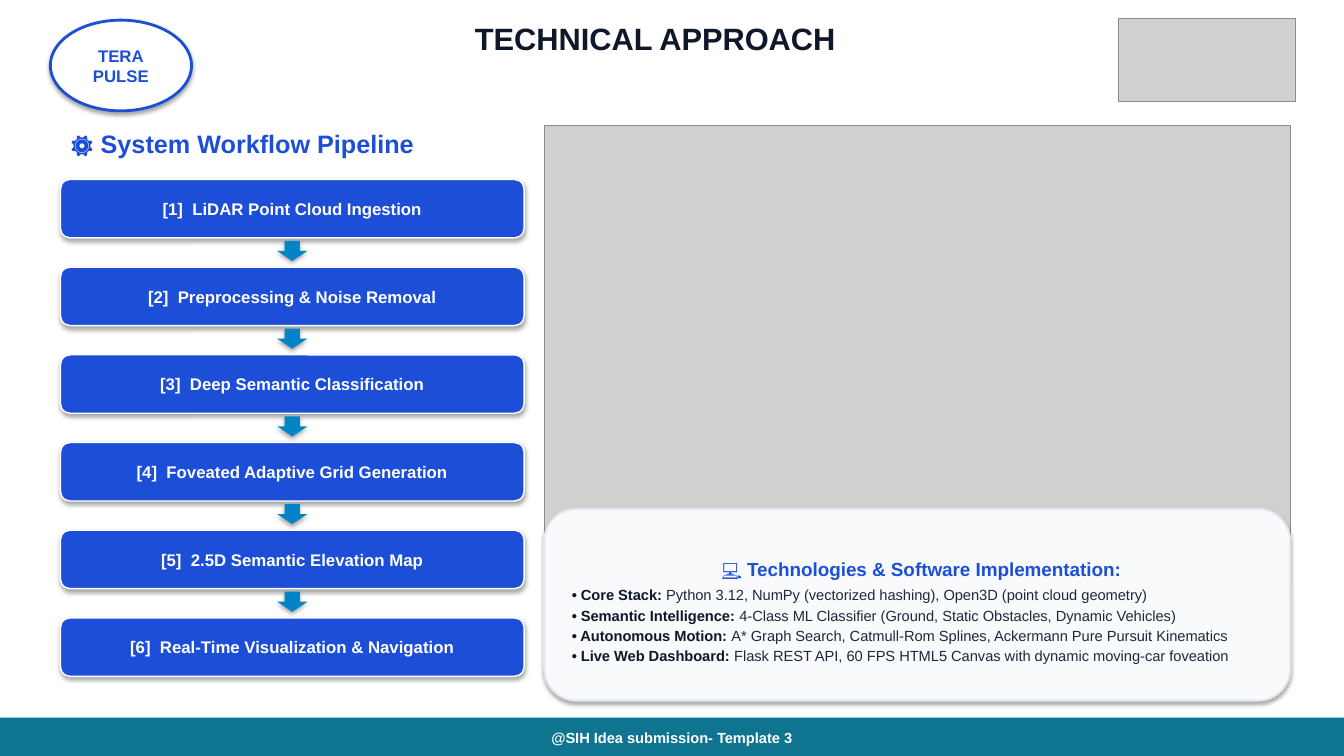
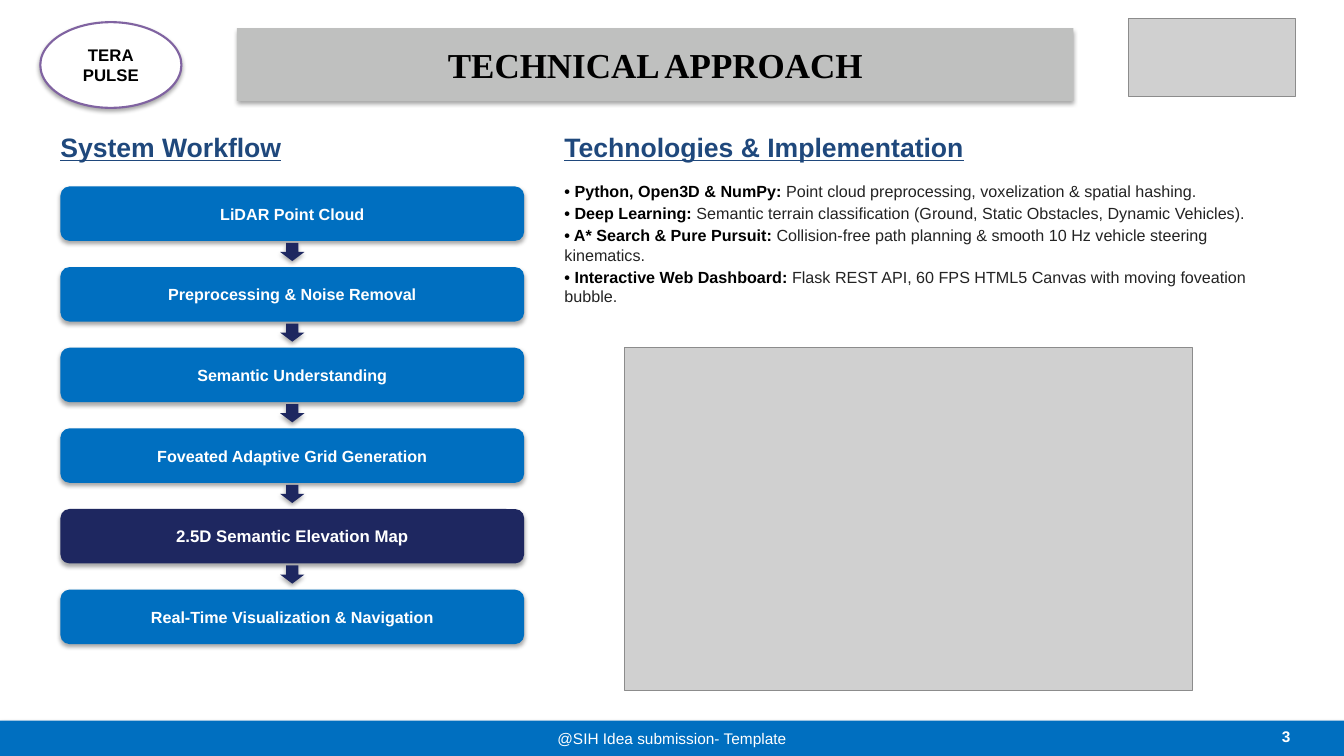
Before and after one commit to AbhayVerma628/SIh26053_Lidar, a slide deck: slide 3 of docs/SIH26053_TeraPulse_Official_Presentation.pptx. Drawn at 1344x756 pixels with LibreOffice and Linux fonts; fonts in the diff are those of the drawing; grey boxes stand for pictures. Boxes give left, top, right and bottom in pixels: in the first picture for what was removed or moved away, otherwise in the second. Text is boxed around its words. In the diff, an @@ line names an element or a change of style, - is before the commit and + after.

Commit message:
docs: finalize authentic visual SIH presentation matching original template with enlarged fonts and Member 6

```diff
--- a/docs/SIH26053_TeraPulse_Official_Presentation.pptx
+++ b/docs/SIH26053_TeraPulse_Official_Presentation.pptx
@@ ellipse "TERA PULSE" resized from (x1=50, y1=20, x2=192, y2=111) to (x1=40, y1=22, x2=181, y2=108) @@
@@ ellipse "TERA PULSE" at (x1=40, y1=22, x2=181, y2=108): text colour #1D4ED8 to #000000; outline #1D4ED8 2 pt to #8063A1 1.5 pt @@
@@ rectangle "TECHNICAL APPROACH" resized from (x1=475, y1=28, x2=835, y2=51) to (x1=237, y1=28, x2=1074, y2=101) @@
@@ rectangle "TECHNICAL APPROACH" at (x1=237, y1=28, x2=1074, y2=101): size 22 to 25 pt, font Arial to Times New Roman, text colour #0F172A to #000000; vertical alignment top to middle; fill none to #BFC0BF; shadow on @@
@@ picture resized from (x1=1119, y1=18, x2=1296, y2=102) to (x1=1129, y1=18, x2=1296, y2=97) @@
@@ text at (x1=60, y1=137, x2=281, y2=163): text changed; size 18 to 19 pt; text colour #1D4ED8 to #1F487C @@
-⚙️ System Workflow Pipeline
+System Workflow
@@ text added at (x1=564, y1=137, x2=963, y2=163), 19 pt, text #1F487C, bold, underline @@
+Technologies & Implementation
@@ rounded rectangle "LiDAR Point Cloud" resized from (x1=60, y1=179, x2=524, y2=238) to (x1=60, y1=187, x2=524, y2=241) @@
@@ text in rounded rectangle at (x1=220, y1=208, x2=365, y2=220): text changed; size 12 to 11.5 pt @@
-[1] LiDAR Point Cloud Ingestion
+LiDAR Point Cloud
@@ text added at (x1=564, y1=185, x2=1246, y2=302), 11.5 pt, text #232323 @@
+• Python, Open3D & NumPy: Point cloud preprocessing, voxelization & spatial hashing.
+• Deep Learning: Semantic terrain classification (Ground, Static Obstacles, Dynamic Vehicles).
+• A* Search & Pure Pursuit: Collision-free path planning & smooth 10 Hz vehicle steering kinematics.
+• Interactive Web Dashboard: Flask REST API, 60 FPS HTML5 Canvas with moving foveation bubble.
@@ rounded rectangle "Preprocessing & Noise Removal" resized from (x1=60, y1=267, x2=524, y2=326) to (x1=60, y1=267, x2=524, y2=322) @@
@@ down arrow resized from (x1=277, y1=241, x2=308, y2=261) to (x1=280, y1=243, x2=304, y2=261) @@
@@ text in rounded rectangle at (x1=168, y1=288, x2=416, y2=304): text changed; size 12 to 11.5 pt @@
-[2] Preprocessing & Noise Removal
+Preprocessing & Noise Removal
@@ down arrow resized from (x1=277, y1=329, x2=308, y2=349) to (x1=280, y1=324, x2=304, y2=342) @@
@@ fill #1D4ED8 to #006FC0; outline #FFFFFF 1 pt to none in 5 elements at (x1=60, y1=429, x2=524, y2=483), (x1=60, y1=267, x2=524, y2=322), (x1=60, y1=590, x2=524, y2=644), (x1=60, y1=187, x2=524, y2=241), (x1=60, y1=348, x2=524, y2=402) @@
@@ rounded rectangle "Semantic Understanding" resized from (x1=60, y1=355, x2=524, y2=413) to (x1=60, y1=348, x2=524, y2=402) @@
@@ picture resized from (x1=544, y1=126, x2=1291, y2=577) to (x1=625, y1=348, x2=1193, y2=691) @@
@@ text in rounded rectangle at (x1=197, y1=369, x2=387, y2=385): text changed; size 12 to 11.5 pt @@
-[3] Deep Semantic Classification
+Semantic Understanding
@@ down arrow resized from (x1=277, y1=416, x2=308, y2=437) to (x1=280, y1=404, x2=304, y2=422) @@
@@ rounded rectangle "Foveated Adaptive Grid Generation" resized from (x1=60, y1=443, x2=524, y2=501) to (x1=60, y1=429, x2=524, y2=483) @@
@@ text in rounded rectangle at (x1=157, y1=450, x2=427, y2=465): text changed; size 12 to 11.5 pt @@
-[4] Foveated Adaptive Grid Generation
+Foveated Adaptive Grid Generation
@@ rounded rectangle "2.5D Semantic Elevation Map" resized from (x1=60, y1=530, x2=524, y2=589) to (x1=60, y1=509, x2=524, y2=564) @@
@@ rounded rectangle "2.5D Semantic Elevation Map" at (x1=60, y1=509, x2=524, y2=564): fill #1D4ED8 to #1E2760; outline #FFFFFF 1 pt to none @@
@@ down arrow resized from (x1=277, y1=504, x2=308, y2=524) to (x1=280, y1=485, x2=304, y2=503) @@
@@ rounded rectangle removed at (x1=544, y1=509, x2=1291, y2=701) @@
-💻 Technologies & Software Implementation:
-• Core Stack: Python 3.12, NumPy (vectorized hashing), Open3D (point cloud geometry)
-• Semantic Intelligence: 4-Class ML Classifier (Ground, Static Obstacles, Dynamic Vehicles)
-• Autonomous Motion: A* Graph Search, Catmull-Rom Splines, Ackermann Pure Pursuit Kinematics
-• Live Web Dashboard: Flask REST API, 60 FPS HTML5 Canvas with dynamic moving-car foveation
@@ text in rounded rectangle at (x1=176, y1=530, x2=409, y2=546): text changed @@
-[5] 2.5D Semantic Elevation Map
+2.5D Semantic Elevation Map
@@ fill #0284C7 to #1E2760 in 5 elements at (x1=280, y1=243, x2=304, y2=261), (x1=280, y1=324, x2=304, y2=342), (x1=280, y1=404, x2=304, y2=422), (x1=280, y1=485, x2=304, y2=503), (x1=280, y1=566, x2=304, y2=584) @@
@@ down arrow resized from (x1=277, y1=592, x2=308, y2=612) to (x1=280, y1=566, x2=304, y2=584) @@
@@ rounded rectangle "Real-Time Visualization & Navigation" resized from (x1=60, y1=618, x2=524, y2=677) to (x1=60, y1=590, x2=524, y2=644) @@
@@ text in rounded rectangle at (x1=151, y1=611, x2=433, y2=627): text changed; size 12 to 11.5 pt @@
-[6] Real-Time Visualization & Navigation
+Real-Time Visualization & Navigation
@@ rectangle "@SIH Idea submission- Template" at (x1=0, y1=721, x2=1344, y2=756): fill #0E7490 to #006FC0 @@
@@ text in rectangle at (x1=557, y1=733, x2=787, y2=748): text changed; size 10.5 to 11 pt; bold off @@
-@SIH Idea submission- Template 3
+@SIH Idea submission- Template
@@ text added at (x1=1282, y1=731, x2=1291, y2=742), 11 pt, text #FFFFFF, bold @@
+3
```
Also in this commit, not shown: 4 other slides changed, 1 slide added, 1 slide removed, 8 other files.
